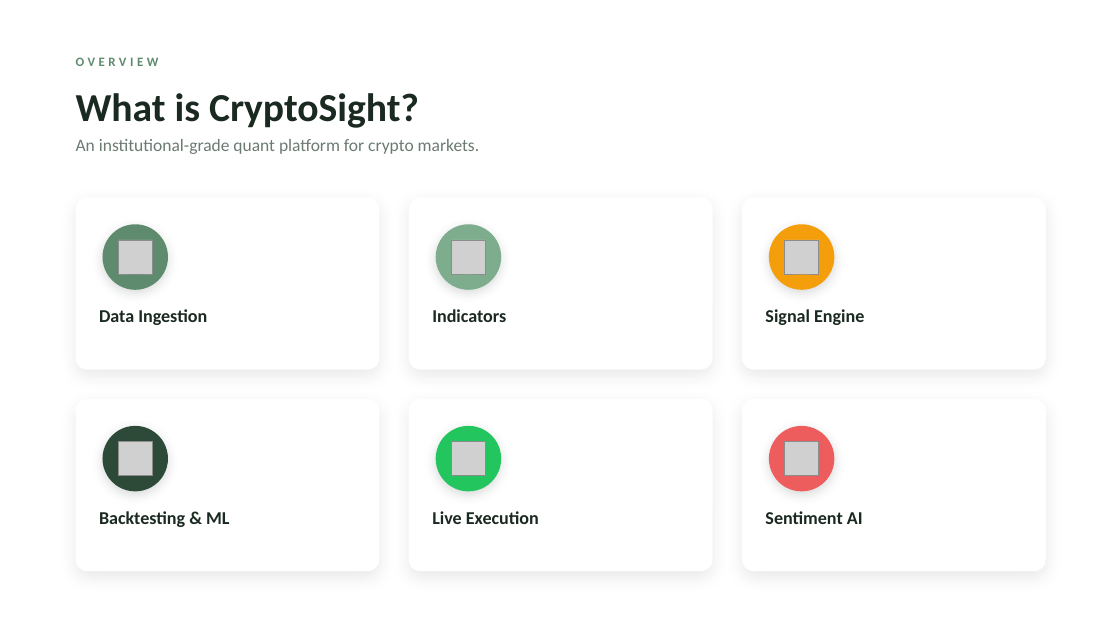
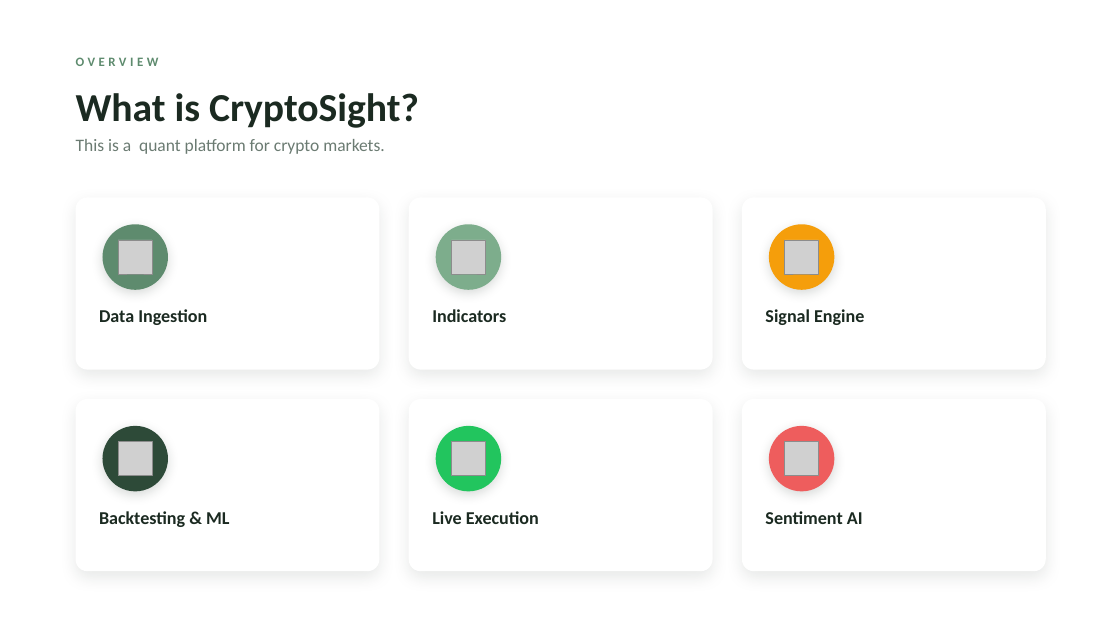
Before and after one commit to 21Afnan/cryptosight, a slide deck: slide 2 of docs/CryptoSight_Presentation.pptx. Drawn at 1120x630 pixels with LibreOffice and Linux fonts; fonts in the diff are those of the drawing; grey boxes stand for pictures; background and template pictures are left out. Boxes give left, top, right and bottom in pixels: in the first picture for what was removed or moved away, otherwise in the second. Text is boxed around its words. In the diff, an @@ line names an element or a change of style, - is before the commit and + after.

```diff
--- a/docs/CryptoSight_Presentation.pptx
+++ b/docs/CryptoSight_Presentation.pptx
@@ text at (x1=76, y1=139, x2=384, y2=154): text changed @@
-An institutional-grade quant platform for crypto markets.
+This is a quant platform for crypto markets.
```
Also in this commit, not shown: 1 other slide changed, 1 other file.
